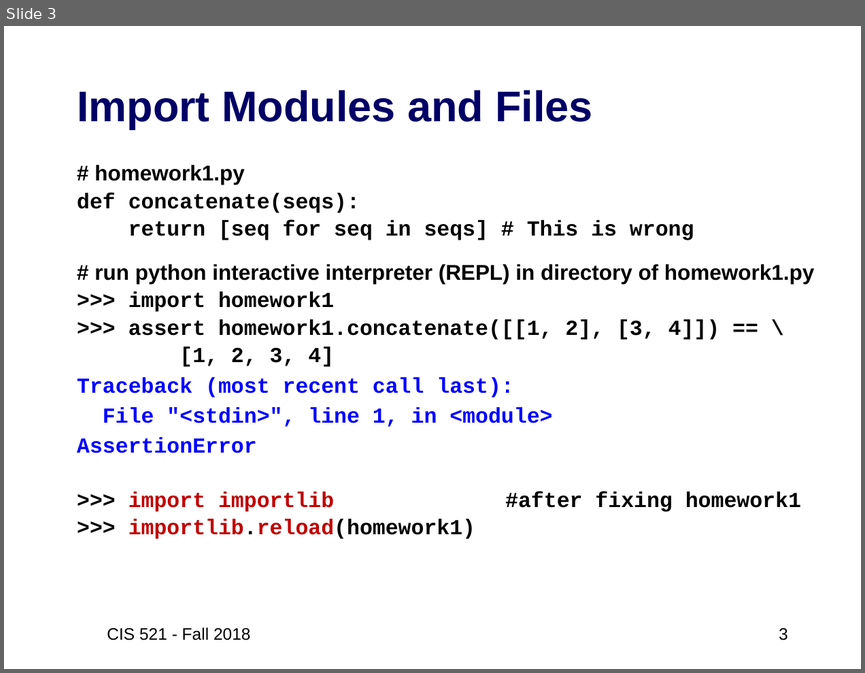
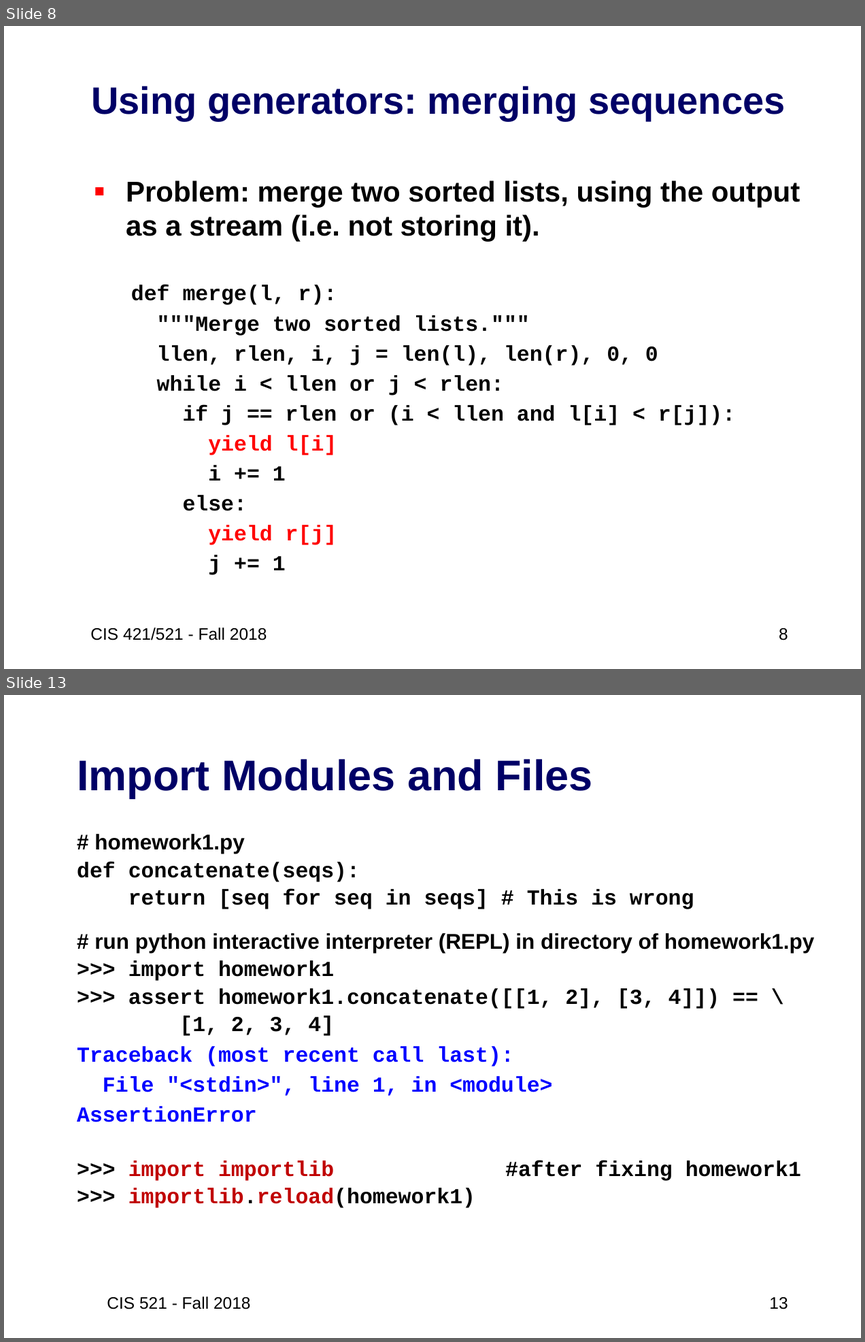
Before and after one commit to artificial-intelligence-class/artificial-intelligence-class.github.io, a slide deck: assets/slides/02-Python3-review2.pptx. Shown one above the other, each under a label of ours: slide 3 before the commit, slides 8 and 13 after it; the slides between them are not shown. The pictures are 865x673 and 865x1342 pixels, drawn with LibreOffice and Linux fonts; fonts in the diff are those of the drawing. Boxes give left, top, right and bottom in pixels: in the first picture for what was removed or moved away, otherwise in the second. Text is boxed around its words. In the diff, an @@ line names an element or a change of style, - is before the commit and + after.

```diff
--- a/assets/slides/02-Python3-review2.pptx
+++ b/assets/slides/02-Python3-review2.pptx
@@ slide 8 added at (4, 26, 861, 669), background #FFFFFF @@
@@ title added at (91, 86, 785, 121), 32 pt, text #000066, bold @@
+Using generators: merging sequences
@@ text added at (126, 180, 800, 575), 18 pt, text #000000, bold @@
+▪ Problem: merge two sorted lists, using the output as a stream (i.e. not storing it).
+  def merge(l, r):
+  """Merge two sorted lists."""
+  llen, rlen, i, j = len(l), len(r), 0, 0
+  while i < llen or j < rlen:
+  if j == rlen or (i < llen and l[i] < r[j]):
+  yield l[i]
+  i += 1
+  else:
+  yield r[j]
+  j += 1
@@ text added at (90, 627, 267, 640), 14 pt, text #000000 @@
+CIS 421/521 - Fall 2018
@@ page number added at (779, 628, 788, 640), 14 pt, text #000000 @@
+8
@@ what was slide 3 is now slide 13 @@
@@ page number at (769, 1297, 787, 1309): text changed @@
-3
+13
```
Also in this commit, not shown: 12 slides changed, 9 other slides added, 2 other files.
